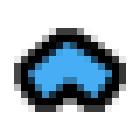
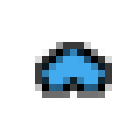
Comparing the layer stacks of the two 140 x 140 images. Changes:
renamed "Pasted Layer" to "Clipboard", painted on it over [14, 28, 126, 112]
